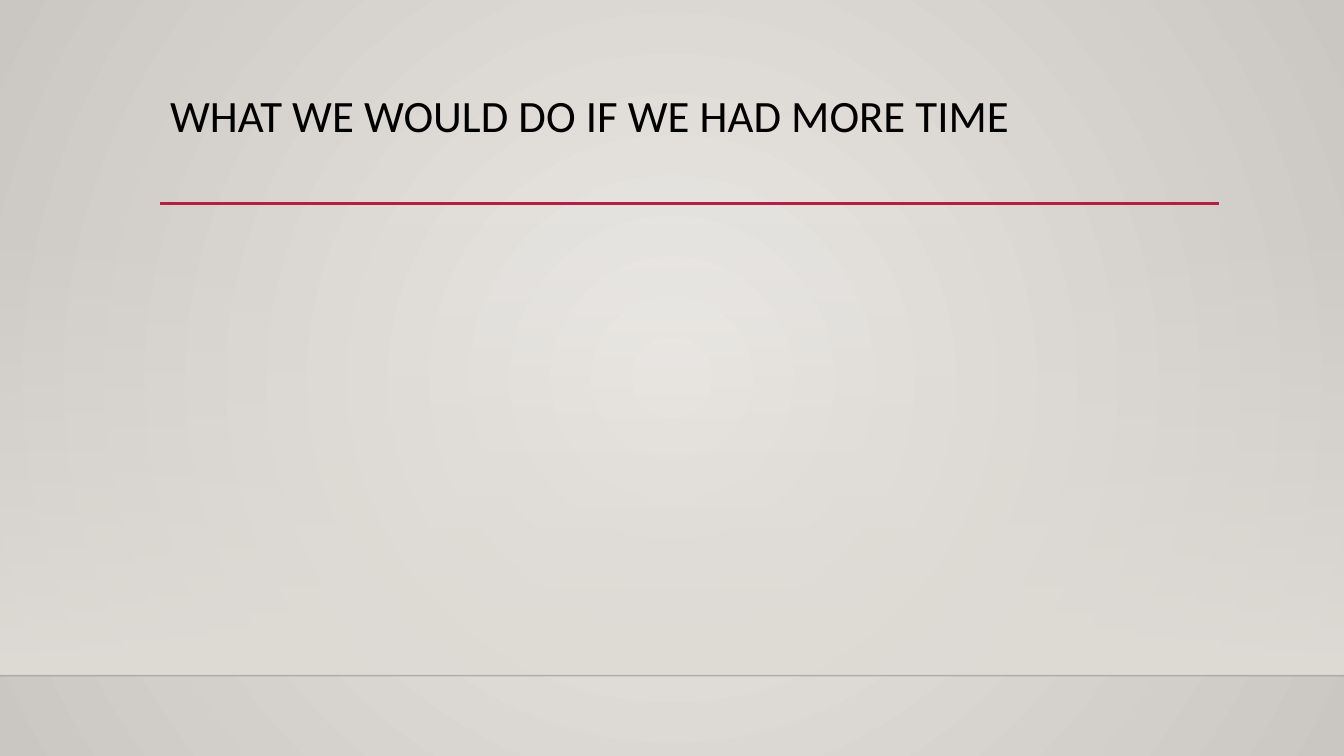
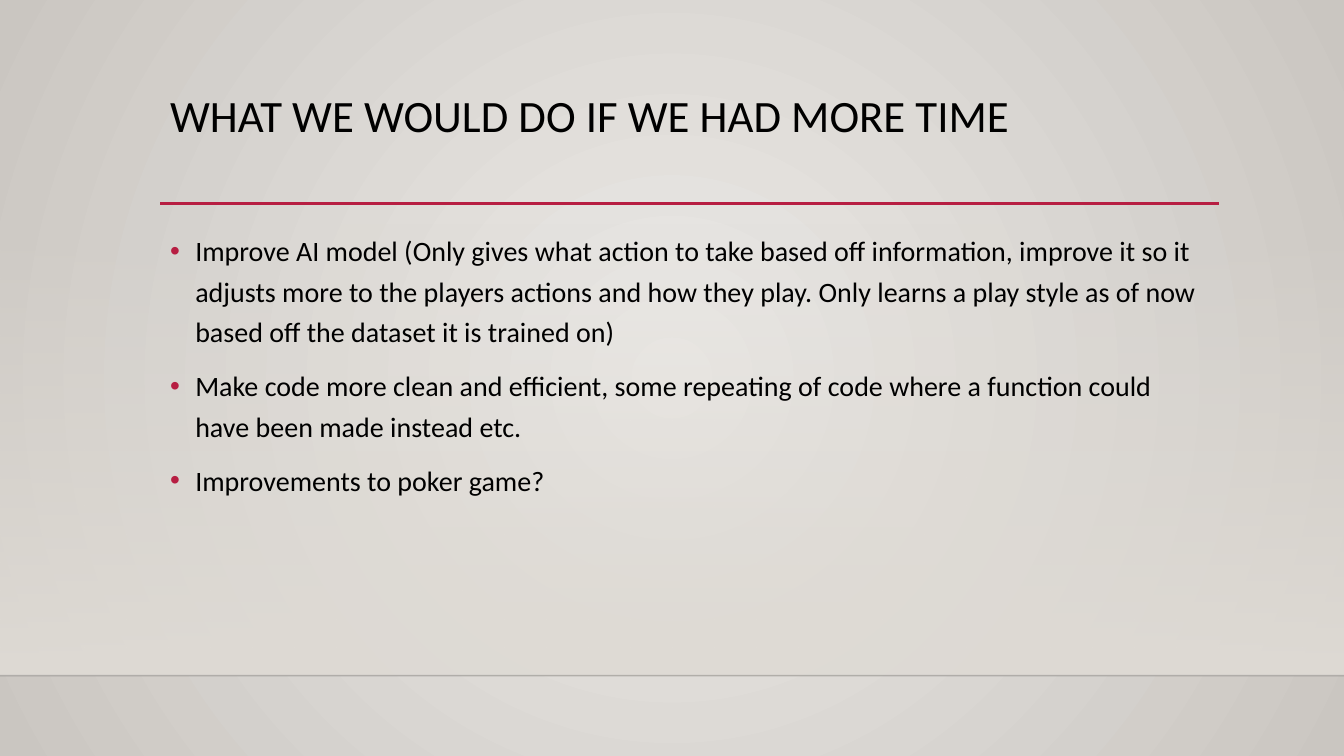
Before and after one commit to Tilley02/Poker-AI, a slide deck: slide 5 of powerpoint/poker ai presentation.pptx. Drawn at 1344x756 pixels with LibreOffice and Linux fonts; fonts in the diff are those of the drawing; background and template pictures are left out. Boxes give left, top, right and bottom in pixels: in the first picture for what was removed or moved away, otherwise in the second. Text is boxed around its words. In the diff, an @@ line names an element or a change of style, - is before the commit and + after.

```diff
--- a/powerpoint/poker ai presentation.pptx
+++ b/powerpoint/poker ai presentation.pptx
@@ text added at <box>195,240,1195,496</box>, 20 pt, text #000000 @@
+• Improve AI model (Only gives what action to take based off information, improve it so it adjusts more to the players actions and how they play. Only learns a play style as of now based off the dataset it is trained on)
+• Make code more clean and efficient, some repeating of code where a function could have been made instead etc.
+• Improvements to poker game?
```
Also in this commit, not shown: 3 other slides changed, 1 slide added, 1 slide removed, 1 other file.
